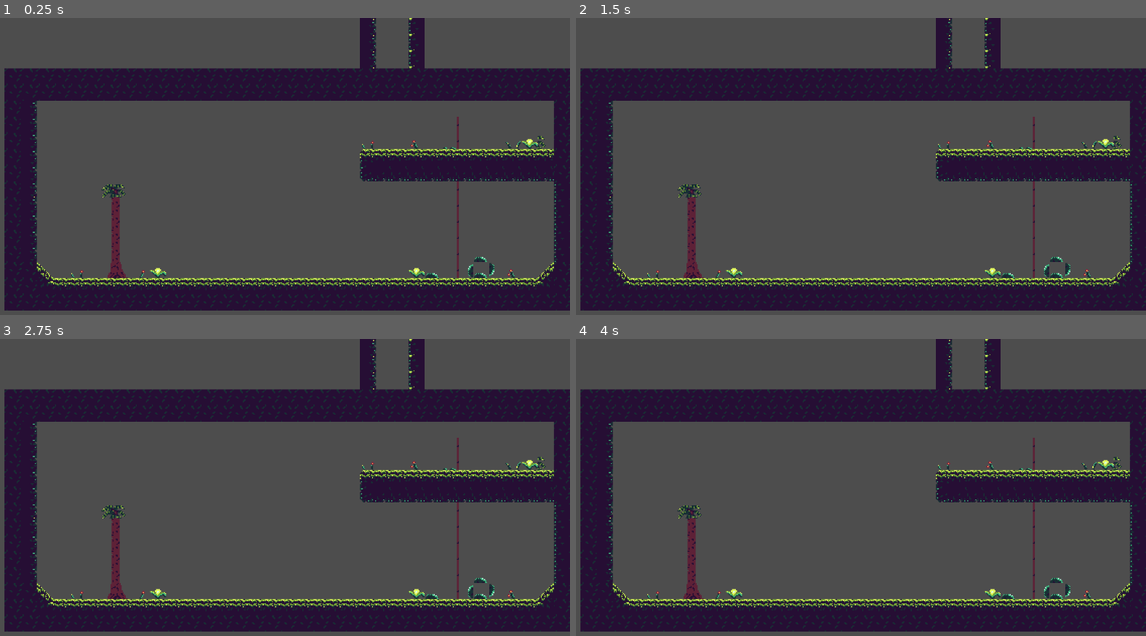
Above: before the commit, frames 1-4 (two rows, left to right).
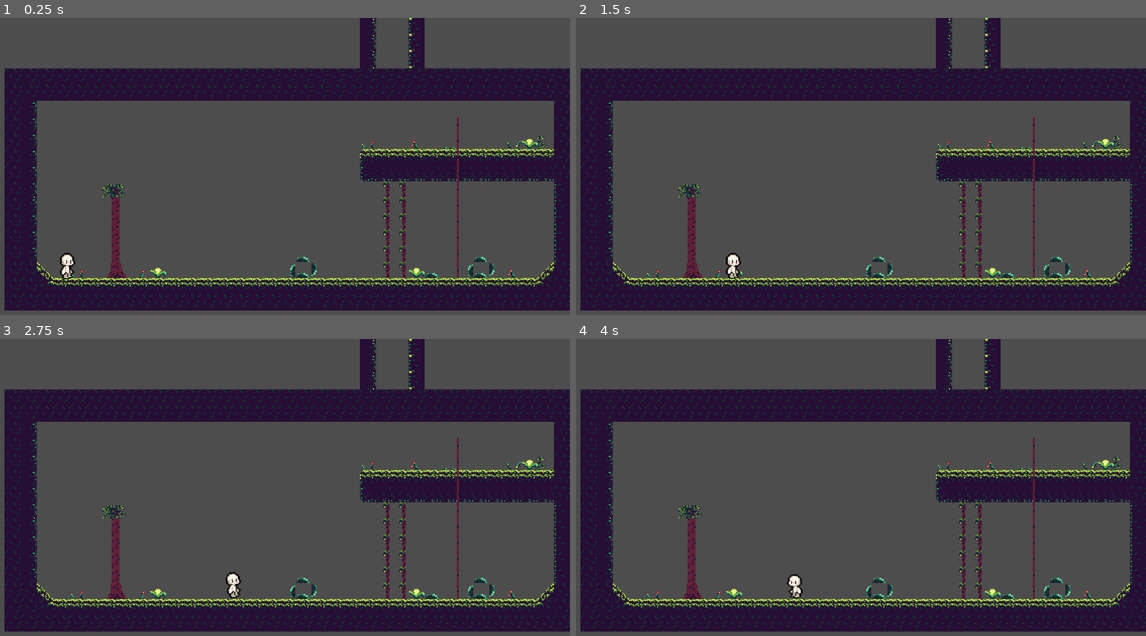
Above: after the commit, the same moments.

Repository: Coldly204/ClicknClaw_GameJam
Game: Godot game, scene res://scenes/game.tscn
Two runs of this game, one before a commit and one after it. Both use one fixed random seed, a clock stepped at 60 frames per second and the inputs below.
Inputs:
- Up to frame 1 (0.25 s): no input
- Up to frame 2 (1.5 s): tap Enter at 0.5 s; hold D (right) 0.53-1.28 s; tap E (interact) at 0.6, 1.35 s; hold S (down) from 1.28 s (still down)
- Up to frame 3 (2.75 s): release S (down) at 2.03 s; hold D (right) from 2.03 s (still down); tap E (interact) at 2.1 s
- Up to frame 4 (4 s): release D (right) at 2.78 s; hold W (up) 2.78-3.53 s; tap E (interact) at 2.85, 3.6 s; hold A (left) from 3.53 s (still down)

The runs differ from the first frame. In frame 1, 0.8% of the frame differs, in the area x 10-81%, y 44-89%; in frame 2, 0.8%, in the area x 26-81%, y 44-88%; in frame 3, 0.8%; in frame 4, 0.8%.

Commit message:
[fix] futher merge fixes

Diff:
--- /dev/null
+++ b/prefabs/Entity/Player/player.tscn
@@ -0,0 +1,80 @@
+[gd_scene format=3 uid="uid://csb751bl4k57u"]
+
+[ext_resource type="Script" uid="uid://tdtgcfdgaco5" path="res://prefabs/Entity/Player/player.gd" id="1_yqc4m"]
+[ext_resource type="Shader" uid="uid://di41if4rit5c7" path="res://prefabs/Entity/Player/player.gdshader" id="2_xap6g"]
+[ext_resource type="Texture2D" uid="uid://ct2801mcxhmv2" path="res://assets/player-placeholder/16x32/16x32 All Animations.png" id="3_boor0"]
+[ext_resource type="Script" uid="uid://cuvapmxabxvyw" path="res://prefabs/Entity/Player/interaction_area.gd" id="4_boor0"]
+
+[sub_resource type="ShaderMaterial" id="ShaderMaterial_xap6g"]
+shader = ExtResource("2_xap6g")
+shader_parameter/pivot = Vector2(0, -8)
+shader_parameter/speed = 3.0
+shader_parameter/bounce_amount = 5.0000002375
+shader_parameter/squash_amount = 0.15
+shader_parameter/move_tick = 4.7499999933364734e-08
+shader_parameter/clr = Color(0, 0, 0, 1)
+shader_parameter/type = 1
+shader_parameter/thickness = 1.0
+
+[sub_resource type="AtlasTexture" id="AtlasTexture_83v73"]
+atlas = ExtResource("3_boor0")
+region = Rect2(0, 288, 16, 32)
+
+[sub_resource type="AtlasTexture" id="AtlasTexture_boor0"]
+atlas = ExtResource("3_boor0")
+region = Rect2(0, 36, 16, 31)
+
+[sub_resource type="SpriteFrames" id="SpriteFrames_8qovm"]
+animations = [{
+"frames": [{
+"duration": 1.0,
+"texture": SubResource("AtlasTexture_83v73")
+}],
+"loop": true,
+"name": &"climb",
+"speed": 5.0
+}, {
+"frames": [{
+"duration": 1.0,
+"texture": SubResource("AtlasTexture_boor0")
+}],
+"loop": true,
+"name": &"default",
+"speed": 5.0
+}]
+
+[sub_resource type="CapsuleShape2D" id="CapsuleShape2D_jtvp5"]
+radius = 12.0
+height = 46.0
+
+[sub_resource type="CircleShape2D" id="CircleShape2D_83v73"]
+radius = 18.001736
+
+[node name="Player" type="CharacterBody2D" unique_id=533130759 node_paths=PackedStringArray("sprite", "interaction", "collision_shape")]
+scale = Vector2(4, 4)
+script = ExtResource("1_yqc4m")
+sprite = NodePath("Sprite")
+interaction = NodePath("InteractionArea")
+collision_shape = NodePath("CollisionShape2D")
+move_speed = 2.0
+
+[node name="Sprite" type="AnimatedSprite2D" parent="." unique_id=1242458710]
+texture_filter = 3
+material = SubResource("ShaderMaterial_xap6g")
+position = Vector2(0, -12.5)
+sprite_frames = SubResource("SpriteFrames_8qovm")
+
+[node name="CollisionShape2D" type="CollisionShape2D" parent="." unique_id=1757404181]
+position = Vector2(0, -23)
+shape = SubResource("CapsuleShape2D_jtvp5")
+
+[node name="InteractionArea" type="Area2D" parent="." unique_id=1825318703 node_paths=PackedStringArray("master")]
+collision_layer = 2
+collision_mask = 2
+script = ExtResource("4_boor0")
+master = NodePath("..")
+
+[node name="CollisionShape2D" type="CollisionShape2D" parent="InteractionArea" unique_id=957231326]
+position = Vector2(0.25, -18)
+shape = SubResource("CircleShape2D_83v73")
+debug_color = Color(0.9460127, 5.968213e-06, 0.592087, 0.41960785)
--- a/resources/tileset.tres
+++ b/resources/tileset.tres
@@ -3,9 +3,6 @@
 [ext_resource type="Texture2D" uid="uid://bsndofi5rxl7f" path="res://assets/tilemap/Tiles/Tiles.png" id="1_qp2yk"]
 [ext_resource type="Texture2D" uid="uid://73eiwegyngqx" path="res://assets/tilemap/Props/Props.png" id="2_81yw3"]
 [ext_resource type="PackedScene" uid="uid://b80v4cunbce88" path="res://prefabs/Interactable/vines.tscn" id="2_vgpmu"]
-
-[sub_resource type="TileMapPattern" id="TileMapPattern_81yw3"]
-tile_data = PackedInt32Array(65536, 327683, 1610612738, 1, 327683, 2, 65537, 327683, 2, 65538, 327683, 1342177282)
 
 [sub_resource type="TileMapPattern" id="TileMapPattern_81yw3"]
 tile_data = PackedInt32Array(65536, 327683, 1610612738, 1, 327683, 2, 65537, 327683, 2, 65538, 327683, 1342177282)
@@ -227,8 +224,6 @@
 3:0/0 = 0
 5:0/0 = 0
 4:0/0 = 0
-2:0/0 = 0
-2:1/0 = 0
 4:2/0 = 0
 0:0/0 = 0
 6:0/0 = 0
--- a/scenes/game.tscn
+++ b/scenes/game.tscn
@@ -32,7 +32,7 @@
 tile_map_data = PackedByteArray("AAAYAPX/AwAGAAAAAAAaAPX/AwAFAAAAAAAeAPX/AwAFAAEAAAAfAPX/AwAHAAIAAAAgAPX/AwAEAAAAAAApAP …(560 unchanged characters)…
 tile_set = ExtResource("1_uwrxv")
 
-[node name="Interactable" type="TileMapLayer" parent="." unique_id=1642713690]
+[node name="Interactable2" type="TileMapLayer" parent="." unique_id=92727790]
 tile_map_data = PackedByteArray("AAAbAPj/AwABAAEAAAAbAPn/AwABAAEAAAAbAPr/AwABAAEAAAAbAPv/AwABAAEAAAAbAPz/AwABAAEAAAAbAP3/AwABAAEAAAAbAPf/AwABAAEAAAAbAPb/AwABAAEAAAAbAPX/AwABAAEAAAAbAPT/AwABAAEAAAA=")
 tile_set = ExtResource("1_uwrxv")
 script = ExtResource("3_lbhrr")
Not shown, changed: prefabs/Entity/Player/OIP.png.import
Not shown, added: prefabs/Entity/Player/player.gd.uid
Not shown: 1 places in scenes/game.tscn that only renumber resources
